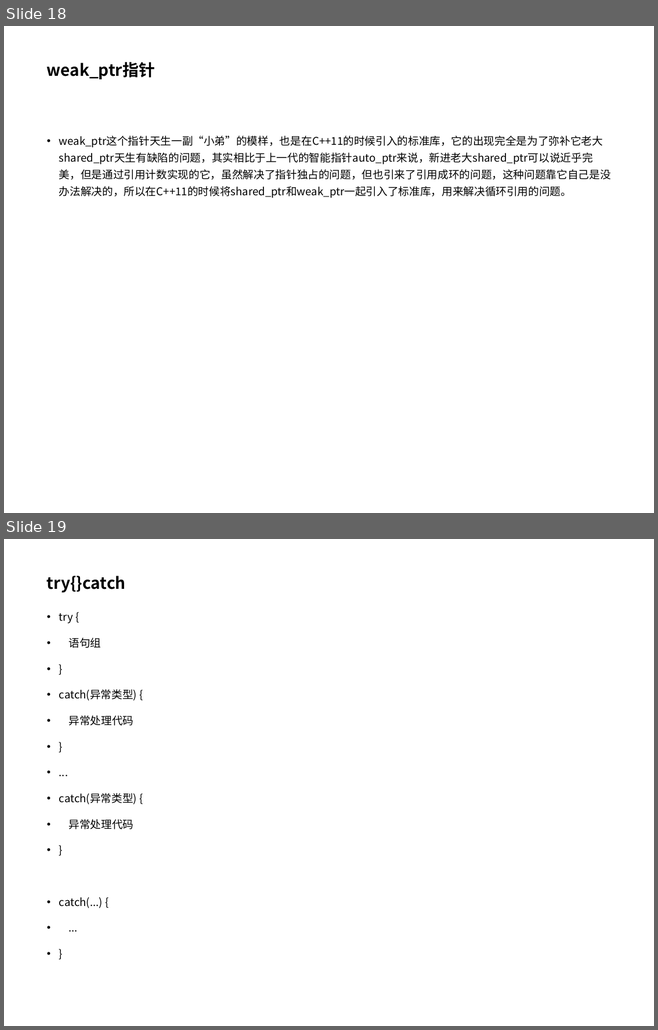
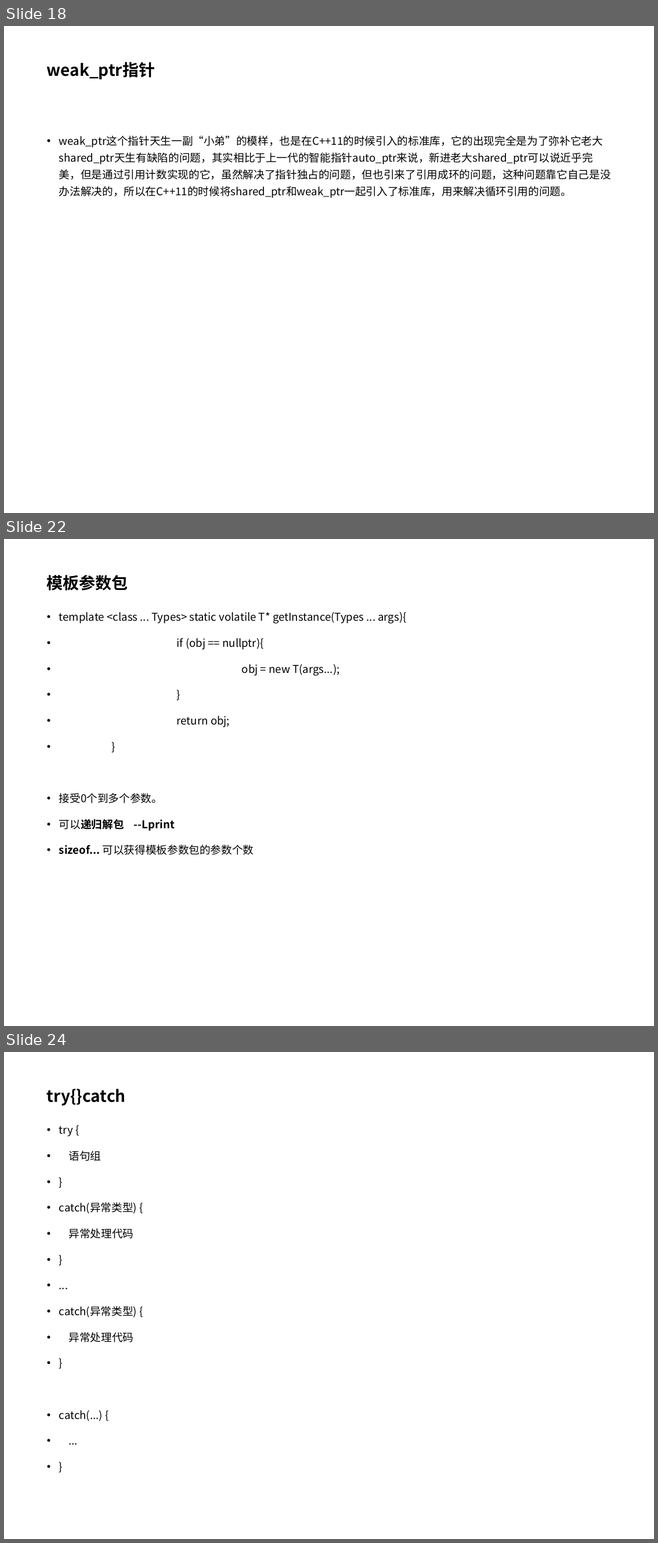
Before and after one commit to pointer1618/projects, a slide deck: lan7/c++11特性.ppt. Shown one above the other, each under a label of ours: slides 18 and 19 before the commit, slides 18, 22 and 24 after it; the slides between them are not shown. The pictures are 658x1030 and 658x1543 pixels, drawn with LibreOffice and Linux fonts; fonts in the diff are those of the drawing; background and template pictures are left out. Boxes give left, top, right and bottom in pixels: in the first picture for what was removed or moved away, otherwise in the second. Text is boxed around its words. In the diff, an @@ line names an element or a change of style, - is before the commit and + after.

```diff
--- a/lan7/c++11特性.ppt
+++ b/lan7/c++11特性.ppt
@@ slide 22 added at box(4, 539, 654, 1026), background #FFFFFF @@
@@ title added at box(47, 575, 128, 591), 18 pt, text #000000, bold @@
+模板参数包
@@ text added at box(59, 612, 406, 855), 12 pt, text #000000 @@
+• template <class ... Types> static volatile T* getInstance(Types ... args){
+• if (obj == nullptr){
+• obj = new T(args...);
+• }
+• return obj;
+• }
+• 接受0个到多个参数。
+• 可以递归解包 --Lprint
+• sizeof... 可以获得模板参数包的参数个数
@@ what was slide 19 is now slide 24 @@
```
Also in this commit, not shown: 1 slide changed, 6 other slides added, 1 slide removed.
